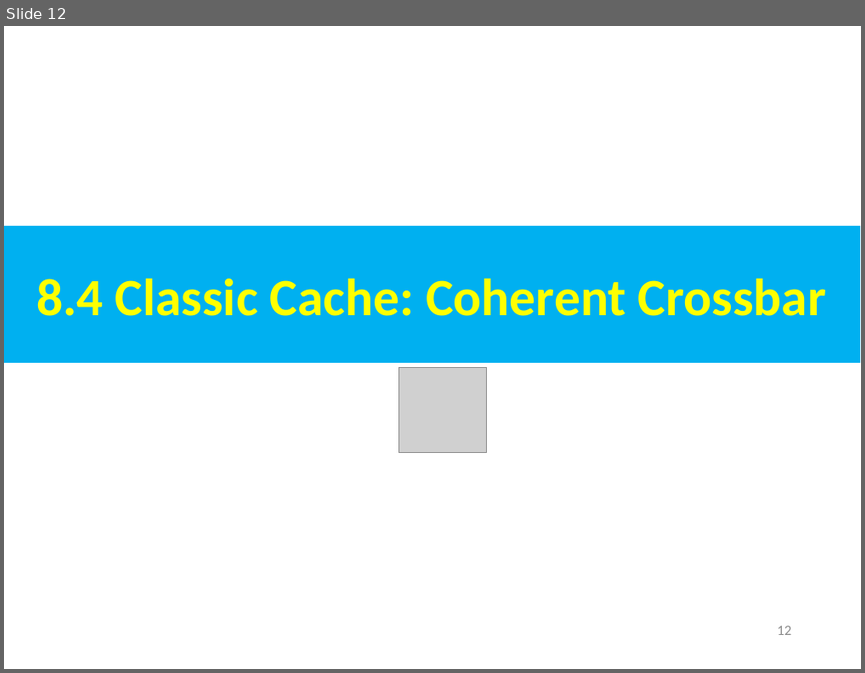
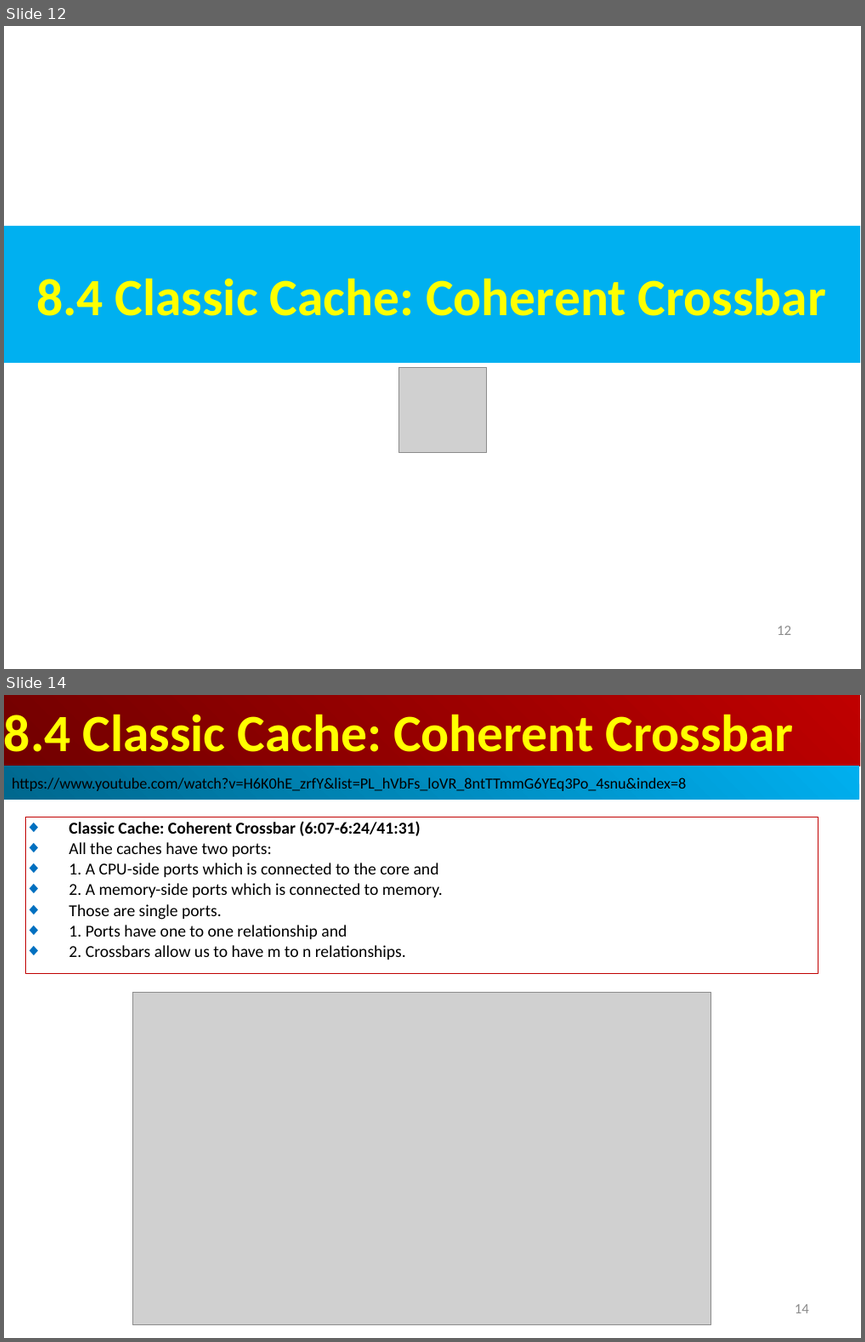
Before and after one commit to peterhchen/AIU_CS850_Gem5_McPAT, a slide deck: 050_Gem5/008.CacheMod/000_Video/008.CacheMod.ppt. Shown one above the other, each under a label of ours: slide 12 before the commit, slides 12 and 14 after it; the slides between them are not shown. The pictures are 865x673 and 865x1342 pixels, drawn with LibreOffice and Linux fonts; fonts in the diff are those of the drawing; grey boxes stand for pictures. Boxes give left, top, right and bottom in pixels: in the first picture for what was removed or moved away, otherwise in the second. Text is boxed around its words. In the diff, an @@ line names an element or a change of style, - is before the commit and + after.

```diff
--- a/050_Gem5/008.CacheMod/000_Video/008.CacheMod.ppt
+++ b/050_Gem5/008.CacheMod/000_Video/008.CacheMod.ppt
@@ slide 14 added at (4, 695, 861, 1338), background #FFFFFF @@
@@ rectangle added at (4, 695, 860, 766), fill gradient #BF0000 to #710000, 44 pt, text #FFFF00, bold @@
+8.4 Classic Cache: Coherent Crossbar
@@ rectangle added at (4, 766, 859, 800), fill gradient #00AFEF to #00688E, 13 pt, text #000000 @@
+https://www.youtube.com/watch?v=H6K0hE_zrfY&list=PL_hVbFs_loVR_8ntTTmmG6YEq3Po_4snu&index=8
@@ rectangle added at (25, 817, 818, 974), outline #C00000 0.74 pt, 14 pt, text #000000 @@
+◆ Classic Cache: Coherent Crossbar (6:07-6:24/41:31)
+◆ All the caches have two ports:
+◆ 1. A CPU-side ports which is connected to the core and
+◆ 2. A memory-side ports which is connected to memory.
+◆ Those are single ports.
+◆ 1. Ports have one to one relationship and
+◆ 2. Crossbars allow us to have m to n relationships.
@@ picture added at (132, 993, 711, 1325) @@
@@ page number added at (794, 1304, 809, 1313), 12 pt, text #8B8B8B @@
+14
```
Also in this commit, not shown: 1 slide changed, 7 other slides added.
